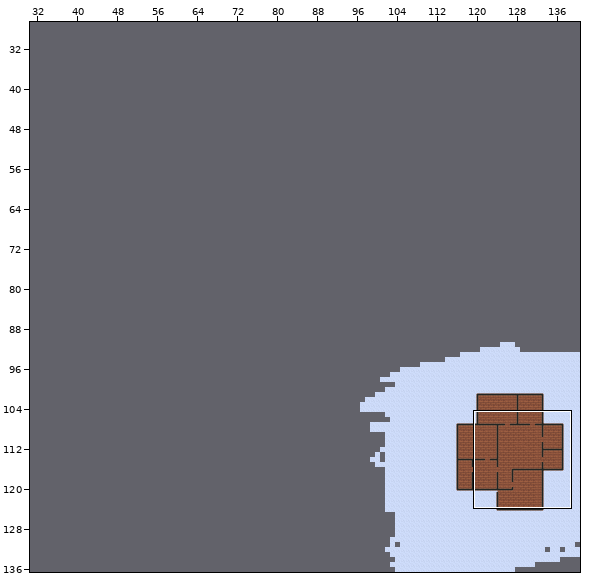
One commit to this Tiled map: ProjectSnowflake/ProjectSnowflake/content/maps/room-1.tmx. Above, an overview of the earlier version with the close-up marked.
Close-up. The starting point:
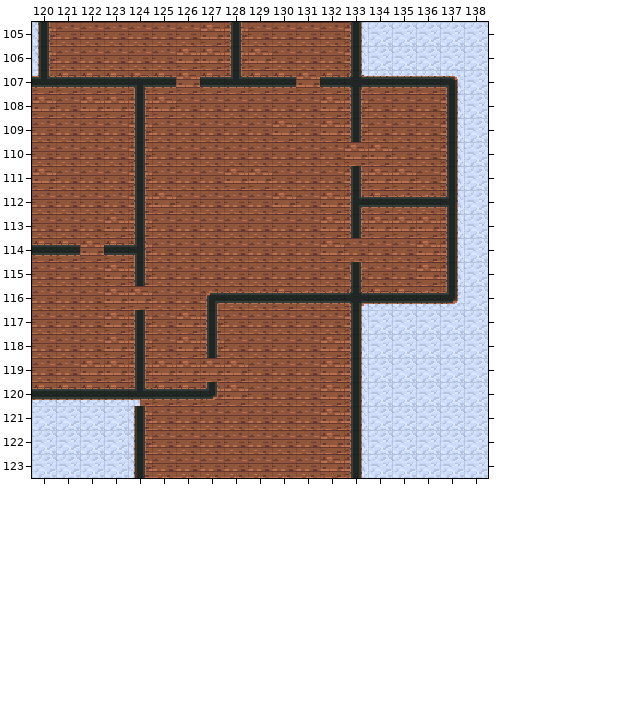
Cells are 16x16 px. Shown: x 120..138, y 105..123. The commit also changed other parts of the map, which this record leaves out.
Once edited:
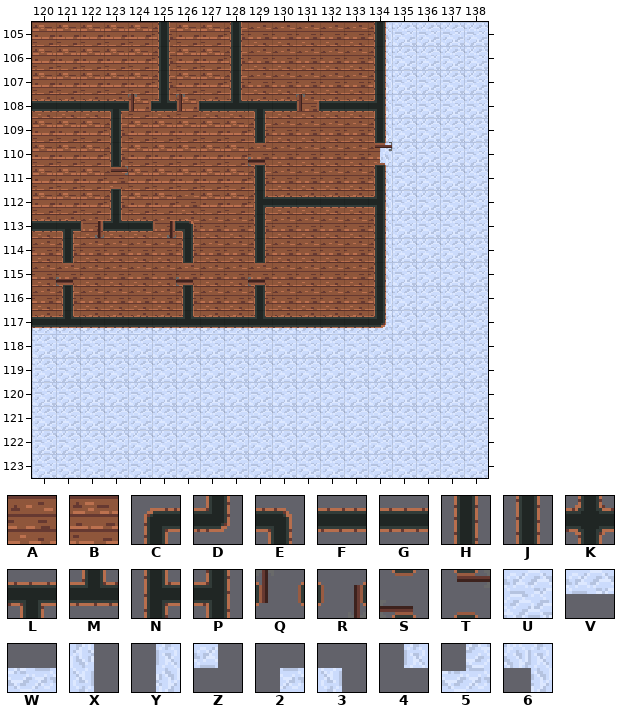
Key: from "spritesheet": A 1, B 2, C 32, D 32 turned 180, E 32 turned 90, F 33, G 33 turned 180, H 33 turned 270, J 33 turned 90, K 34, L 35, M 35 turned 180, N 35 turned 270, P 35 turned 90, Q 65, R 65 turned 180, S 65 turned 270, T 65 turned 90, U 96, V 97, W 97 turned 180, X 97 turned 270, Y 97 turned 90, Z 98, 2 98 turned 180, 3 98 turned 270, 4 98 turned 90, 5 99 turned 180, 6 99 turned 90.
_ is an empty cell.
Tiles replaced or removed in this view: 2, 3, 4, 5, 6, A, B, C, D, E, F, G, H, J, K, L, M, N, P, U, V, W, X, Y, Z.
From old to new:
Changed rows in their new state; . is an unchanged cell.
Layer "base":
first column x 120:
105 .BBBB.B.A....AA...
106 .BBBB...AA...AA...
107 .....A..AAAAAAAUUU
108 A.AA.AB.....AA.UUU
109 BBB..BBBB.A.AA.UUU
110 BBB..BBBB....AAUUU
111 .BB..BBB.A...AAUUU
112 BBB....BB.A.AAAUUU
113 ...AA.......AAAUUU
114 AAAAA.......A..UUU
115 ...AA..........UUU
116 ...AA.....A..AAUUU
117 ...AA.AA.....AA...
118 UUUUUUUUUUUUUU....
119 UUUUUUUUUUUUUU....
120 UUUUUUUUUUUUUU....
121 ....UUUUUUUUUU....
122 ....UUUUUUUUUU....
123 ....UUUUUUUUUU....
Layer "transitions":
first column x 120:
105 _............_Y...
106 _............_Y...
107 _............_Y___
108 ..............Y.._
109 ..............Y.._
110 ..............Y.._
111 ..............Y.._
112 ..............Y.._
113 ..............Y.._
114 ..............Y.._
115 ..............Y.._
116 ............._Y___
117 WWWWWWWWWWWWWW5...
118 ............._....
119 ............._....
120 _____........_....
121 ...._........_....
122 ...._........_....
123 ...._........_....
Layer "walls":
first column x 120:
105 _....J......._J...
106 _....J......._J...
107 _____J._J__.__J___
108 FFFLQMQFMLFQFFP.._
109 ...J_....J..._J.._
110 ...J_....S....T.._
111 ...T_....J..._J.._
112 ...J_....NFFFFP___
113 FLRMFRE..J..._J.._
114 _J.__.J..J....J.._
115 .S.._.S..S..._J.._
116 .J....J__J____J___
117 FMFFFFMFFMFFFFD...
118 ...._.._....._....
119 ...._........_....
120 ________....._....
121 ...._........_....
122 ...._........_....
123 ...._........_....
